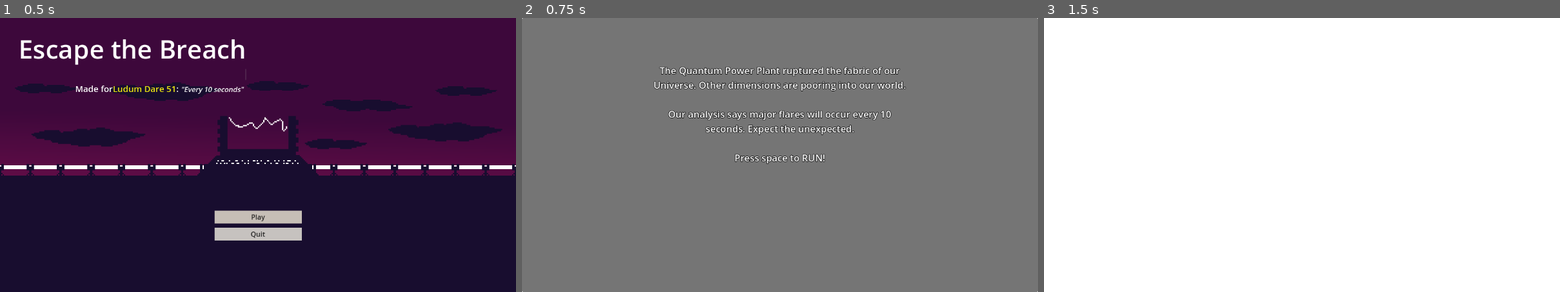
Above: before the commit, frames 1-3 (left to right).
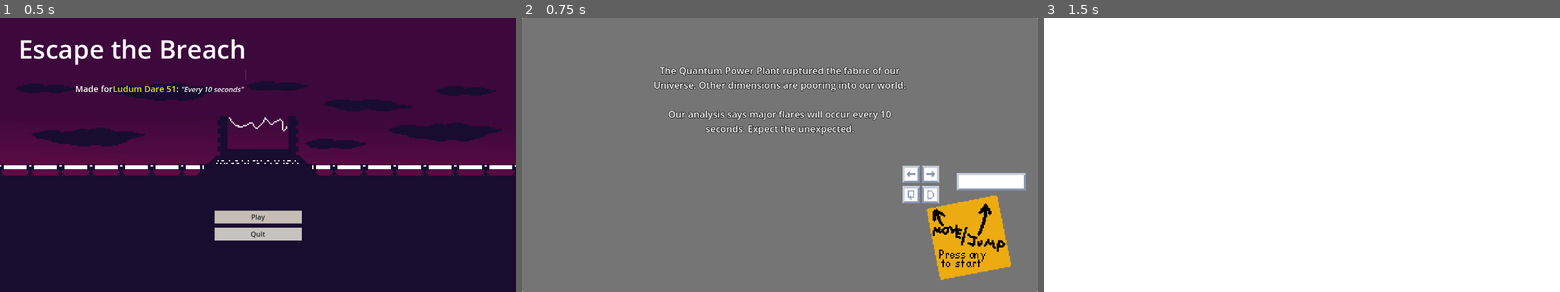
Above: after the commit, the same moments.

Repository: OwlyCode/LD51
Game: Godot game, scene res://main_menu.tscn
Two runs of this game, one before a commit and one after it. Both use one fixed random seed, a clock stepped at 60 frames per second and the inputs below. Sound files missing from this copy of the repository are replaced by a short silence.
Inputs:
- Up to frame 1 (0.5 s): no input
- Up to frame 2 (0.75 s): click "Play" at 0.5 s
- Up to frame 3 (1.5 s): tap Enter at 1.25 s; hold Right (right) from 1.28 s (still down); hold Space (jump) from 1.28 s (still down)

Frame 1 is identical in both runs. In frame 2, 5.8% of the frame differs, in the area x 41-98%, y 49-96%; in frame 3, nothing differs.

Commit message:
Added hey

Diff:
--- /dev/null
+++ b/Hey.gd
@@ -0,0 +1,35 @@
+extends Node2D
+
+var desired_offset = -80.0
+@onready var player = get_node("/root/Node2d/Player")
+
+var talk_countdown = 2.0
+var talked = false
+
+# Called when the node enters the scene tree for the first time.
+func _ready():
+	pass # Replace with function body.
+
+
+# Called every frame. 'delta' is the elapsed time since the previous frame.
+func _process(delta):
+	var wr = weakref(player);
+	if wr.get_ref():
+		if (global_position.y != player.global_position.y + desired_offset) and player.alive:
+			global_position.y = lerp(global_position.y, player.global_position.y + desired_offset, delta)
+
+	global_position += Vector2.LEFT * delta * 50.0
+
+
+	talk_countdown -= delta
+
+	if talk_countdown < 0 and not talked:
+		talk()
+		talked = true
+
+func talk():
+	$AudioStreamPlayer2d.play()
+	$AnimatedSprite2d.play("Talking")
+
+func _on_audio_stream_player_2d_finished():
+	$AnimatedSprite2d.play("Silent")
--- a/Timer.gd
+++ b/Timer.gd
@@ -17,20 +17,23 @@
 var current_dimension = "the normal dimension"
 
 @onready var game_sequence = [
+	[Callable(hey)],
+	[Callable(camera_flip_V)],
+	[Callable(camera_flip_H)],
+	[Callable(robot)],
+	# True start
+	[Callable(grayscale)],
+	[Callable(noop)],
+	[Callable(hex)], # Find something nice
 	[Callable(speed_up), Callable(increase_jump)],
-	[Callable(speed_up), Callable(increase_jump)],
-	[Callable(speed_up), Callable(increase_jump)],
-	[Callable(speed_up), Callable(increase_jump)],
+	[Callable(asteroids)],
 	[Callable(speed_up)],
+	[Callable(robot)],
 	[Callable(speed_up)],
-	[Callable(speed_up)],
-	[Callable(speed_up)],
-	# [Callable(grayscale)],
-	# [Callable(noop)],
-	# [Callable(crt)],
-	# [Callable(asteroids)],
-	# [Callable(noop)],
-	# [Callable(crt), Callable(asteroids)],
+	[Callable(crt)],
+	[Callable(asteroids), Callable(speed_up), Callable(increase_jump)],
+	[Callable(robot), Callable(crt), Callable(speed_up)],
+	[Callable(increase_jump)]
 ]
 
 @onready var camera = get_node("/root/Node2d/Camera2d")
@@ -171,6 +174,8 @@
 	rb.global_position = Vector2(150, 150)
 
 func reset_game_effects():
+	%Camera2d.zoom = Vector2(3, 3)
+
 	var parallaxes = get_tree().get_nodes_in_group("parallax")
 
 	for p in parallaxes:
@@ -183,9 +188,27 @@
 	for r in robots:
 		r.queue_free()
 
+	var hey = get_tree().get_nodes_in_group("hey")
+
+	for h in hey:
+		h.queue_free()
+
 func speed_up():
 	%ChunkManager.speed_modifier += 0.1
 
 
 func increase_jump():
 	%ChunkManager.jump_modifier += 1
+
+
+func camera_flip_V():
+	%Camera2d.zoom = Vector2(3, -3)
+
+func camera_flip_H():
+	%Camera2d.zoom = Vector2(-3, 3)
+
+func hey():
+	var hey = preload("res://effects/hey.tscn")
+	var h = hey.instantiate()
+	get_tree().root.add_child(h)
+	h.global_position = Vector2(220, 50)
--- /dev/null
+++ b/effects/hey.tscn
@@ -0,0 +1,34 @@
+[gd_scene load_steps=6 format=3 uid="uid://ov0jxs4bk58x"]
+
+[ext_resource type="Script" path="res://Hey.gd" id="1_2170y"]
+[ext_resource type="Texture2D" uid="uid://byyfgbepyg63x" path="res://arts/hey1.png" id="2_mp0wd"]
+[ext_resource type="Texture2D" uid="uid://6mm1wgk1evh1" path="res://arts/hey2.png" id="3_0sovm"]
+[ext_resource type="AudioStream" uid="uid://g82jtx0t6k64" path="res://arts/heyi.wav" id="4_16hlw"]
+
+[sub_resource type="SpriteFrames" id="SpriteFrames_0lgna"]
+animations = [{
+"frames": [ExtResource("2_mp0wd")],
+"loop": true,
+"name": &"Silent",
+"speed": 5.0
+}, {
+"frames": [ExtResource("2_mp0wd"), ExtResource("3_0sovm")],
+"loop": true,
+"name": &"Talking",
+"speed": 5.0
+}]
+
+[node name="Hey" type="Node2D" groups=["hey"]]
+position = Vector2(247, -81)
+script = ExtResource("1_2170y")
+
+[node name="AnimatedSprite2d" type="AnimatedSprite2D" parent="."]
+z_index = -60
+frames = SubResource("SpriteFrames_0lgna")
+animation = &"Silent"
+
+[node name="AudioStreamPlayer2d" type="AudioStreamPlayer2D" parent="."]
+stream = ExtResource("4_16hlw")
+volume_db = 10.0
+
+[connection signal="finished" from="AudioStreamPlayer2d" to="." method="_on_audio_stream_player_2d_finished"]
--- a/effects/robot_bullet.tscn
+++ b/effects/robot_bullet.tscn
@@ -1,6 +1,7 @@
-[gd_scene load_steps=4 format=3 uid="uid://bex86vy8ta4t5"]
+[gd_scene load_steps=5 format=3 uid="uid://bex86vy8ta4t5"]
 
 [ext_resource type="Script" path="res://effects/robot_bullet.gd" id="1_1xr4p"]
+[ext_resource type="AudioStream" uid="uid://bntjpv4cs8101" path="res://arts/Laser_Shoot.wav" id="2_4c51v"]
 
 [sub_resource type="Curve" id="Curve_oedqr"]
 _data = [Vector2(0.0491071, 0.178771), 0.0, 0.22461, 0, 0, Vector2(1, 1), -0.0750837, 0.0, 0, 0]
@@ -23,3 +24,7 @@
 [node name="CollisionShape2d" type="CollisionShape2D" parent="Area2d"]
 position = Vector2(-5, 0)
 shape = SubResource("CircleShape2D_dq37q")
+
+[node name="AudioStreamPlayer2d" type="AudioStreamPlayer2D" parent="."]
+stream = ExtResource("2_4c51v")
+autoplay = true
--- a/main.tscn
+++ b/main.tscn
@@ -17,6 +17,7 @@
 [ext_resource type="Texture2D" uid="uid://vtx10u5018wl" path="res://arts/energy5.png" id="10_q23ut"]
 [ext_resource type="AudioStream" uid="uid://bfs6g3pr5e1w8" path="res://arts/loop.wav" id="11_h8dt2"]
 [ext_resource type="Shader" path="res://shaders/noop.gdshader" id="13_iuega"]
+[ext_resource type="Texture2D" uid="uid://d1k3h0qrdkkki" path="res://arts/ui.png" id="17_fa37l"]
 
 [sub_resource type="Gradient" id="Gradient_xuwjs"]
 offsets = PackedFloat32Array(0, 0.950549)
@@ -67,6 +68,7 @@
 [node name="Chunks" type="Node2D" parent="ChunkManager"]
 
 [node name="Camera2d" type="Camera2D" parent="."]
+unique_name_in_owner = true
 position = Vector2(0, -31)
 current = true
 zoom = Vector2(3, 3)
@@ -159,6 +161,7 @@
 
 [node name="DistanceDisplay" type="Label" parent="CanvasLayer2/Control"]
 unique_name_in_owner = true
+layout_mode = 1
 anchors_preset = 5
 anchor_left = 0.5
 anchor_right = 0.5
@@ -173,6 +176,7 @@
 [node name="DeathPanel" type="Panel" parent="CanvasLayer2/Control"]
 unique_name_in_owner = true
 visible = false
+layout_mode = 1
 anchors_preset = 15
 anchor_right = 1.0
 anchor_bottom = 1.0
@@ -180,6 +184,7 @@
 grow_vertical = 2
 
 [node name="Label" type="Label" parent="CanvasLayer2/Control/DeathPanel"]
+layout_mode = 1
 anchors_preset = 8
 anchor_left = 0.5
 anchor_top = 0.5
@@ -199,6 +204,7 @@
 
 [node name="Intro" type="Panel" parent="CanvasLayer2/Control"]
 unique_name_in_owner = true
+layout_mode = 1
 anchors_preset = 15
 anchor_right = 1.0
 anchor_bottom = 1.0
@@ -206,6 +212,7 @@
 grow_vertical = 2
 
 [node name="Label" type="Label" parent="CanvasLayer2/Control/Intro"]
+layout_mode = 1
 anchors_preset = 8
 anchor_left = 0.5
 anchor_top = 0.5
@@ -224,9 +231,16 @@
 
 Our analysis says major flares will occur every 10 seconds. Expect the unexpected.
 
-Press space to RUN!
 "
 horizontal_alignment = 1
 autowrap_mode = 2
 
+[node name="TextureRect" type="TextureRect" parent="CanvasLayer2/Control/Intro"]
+layout_mode = 0
+offset_left = 877.0
+offset_top = 337.0
+offset_right = 1175.0
+offset_bottom = 617.0
+texture = ExtResource("17_fa37l")
+
 [connection signal="timeout" from="Timer" to="Timer" method="_on_timer_timeout"]
--- a/main_menu.tscn
+++ b/main_menu.tscn
@@ -13,7 +13,6 @@
 script = ExtResource("1_eu3w3")
 
 [node name="TextureRect2" type="TextureRect" parent="."]
-layout_mode = 1
 anchors_preset = 8
 anchor_left = 0.5
 anchor_top = 0.5
@@ -30,7 +29,6 @@
 [node name="Panel" type="Panel" parent="."]
 visible = false
 self_modulate = Color(0, 0, 0, 1)
-layout_mode = 1
 anchors_preset = 11
 anchor_left = 1.0
 anchor_right = 1.0
@@ -41,7 +39,6 @@
 
 [node name="Keys" type="TextureRect" parent="Panel"]
 texture_filter = 1
-layout_mode = 1
 offset_left = 35.0
 offset_top = 32.0
 offset_right = 327.0
@@ -49,14 +46,12 @@
 texture = ExtResource("1_p1dnq")
 
 [node name="VBoxContainer" type="VBoxContainer" parent="."]
-layout_mode = 0
 offset_left = 40.0
 offset_top = 30.0
 offset_right = 572.0
 offset_bottom = 215.0
 
 [node name="Title" type="Label" parent="VBoxContainer"]
-layout_mode = 2
 offset_right = 532.0
 offset_bottom = 86.0
 theme_override_font_sizes/font_size = 60
@@ -65,7 +60,6 @@
 
 [node name="RichTextLabel" type="RichTextLabel" parent="VBoxContainer"]
 custom_minimum_size = Vector2i(0, 30)
-layout_mode = 2
 offset_left = 532.0
 offset_top = 90.0
 offset_right = 532.0
@@ -77,7 +71,6 @@
 
 [node name="RichTextLabel2" type="RichTextLabel" parent="VBoxContainer"]
 custom_minimum_size = Vector2i(0, 30)
-layout_mode = 2
 offset_top = 124.0
 offset_right = 532.0
 offset_bottom = 154.0
@@ -86,7 +79,6 @@
 text = "[right]Made for[color=ece910]Ludum Dare 51[/color]: [i]\"Every 10 seconds\"[/i][/right] "
 
 [node name="VBoxContainer2" type="VBoxContainer" parent="."]
-layout_mode = 1
 anchors_preset = 8
 anchor_left = 0.5
 anchor_top = 0.5
@@ -103,7 +95,6 @@
 [node name="Play" type="Button" parent="VBoxContainer2"]
 self_modulate = Color(1, 0.977075, 0.950865, 1)
 custom_minimum_size = Vector2i(0, 30)
-layout_mode = 2
 offset_right = 203.0
 offset_bottom = 30.0
 grow_horizontal = 2
@@ -113,7 +104,6 @@
 
 [node name="Quit" type="Button" parent="VBoxContainer2"]
 custom_minimum_size = Vector2i(0, 30)
-layout_mode = 2
 offset_top = 40.0
 offset_right = 203.0
 offset_bottom = 70.0
--- a/project.godot
+++ b/project.godot
@@ -48,4 +48,5 @@
 
 [rendering]
 
+environment/defaults/default_clear_color=Color(0, 0, 0, 1)
 textures/canvas_textures/default_texture_filter=0
Binary file added: art-sources/hey.aseprite
Binary file changed: art-sources/ui.aseprite
Not shown, added: arts/Laser_Shoot.wav.import
Binary file added: arts/hey1.png
Not shown, added: arts/hey1.png.import
Binary file added: arts/hey2.png
Not shown, added: arts/hey2.png.import
Not shown, added: arts/heyi.wav.import
Binary file changed: arts/ui.png
Not shown: 1 places in main.tscn that only renumber resources
Not shown, changed: TODO
Not shown, added: arts/Laser_Shoot.wav
(and 1 more such lines)
